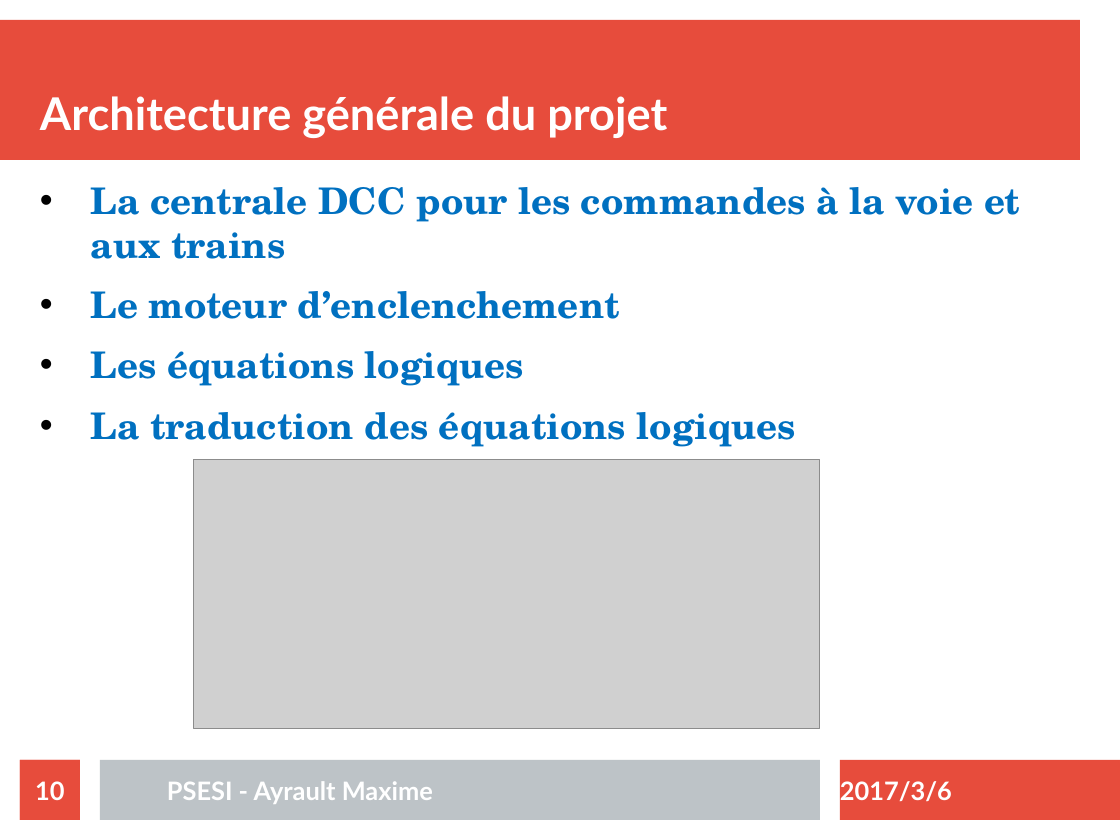
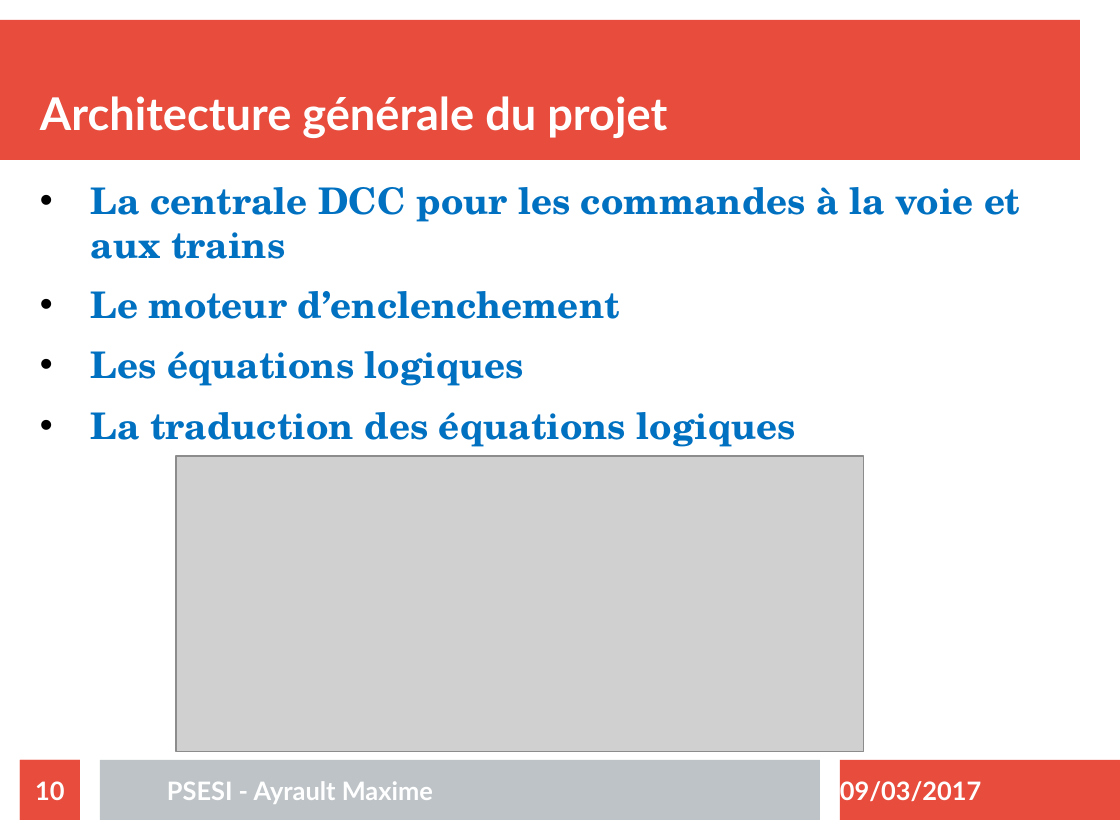
Before and after one commit to maximouth/psesi, a slide deck: slide 10 of Presentation/presentation.odp. Drawn at 1120x840 pixels with LibreOffice and Linux fonts; fonts in the diff are those of the drawing; grey boxes stand for pictures. Boxes give left, top, right and bottom in pixels: in the first picture for what was removed or moved away, otherwise in the second. Text is boxed around its words. In the diff, an @@ line names an element or a change of style, - is before the commit and + after.

```diff
--- a/Presentation/presentation.odp
+++ b/Presentation/presentation.odp
@@ picture resized from (x1=194, y1=459, x2=820, y2=729) to (x1=176, y1=456, x2=864, y2=752) @@
@@ text at (x1=840, y1=781, x2=982, y2=801): text changed @@
-2017/3/6
+09/03/2017
```
Also in this commit, not shown: 22 other slides changed, 2 slides added, 28 other files.
